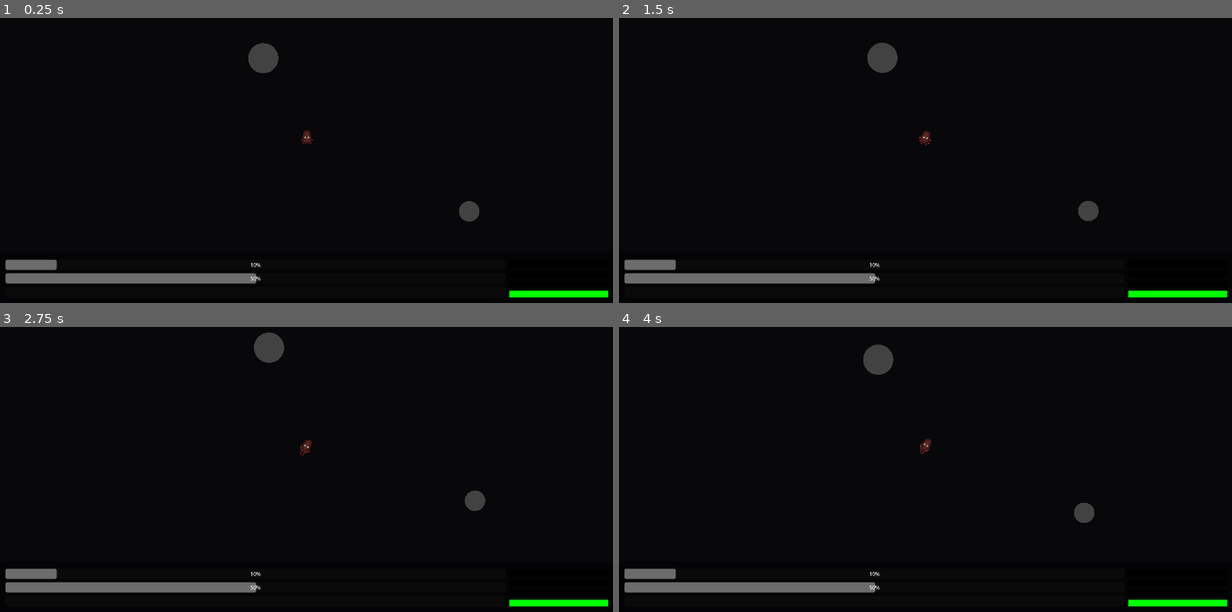
Above: before the commit, frames 1-4 (two rows, left to right).
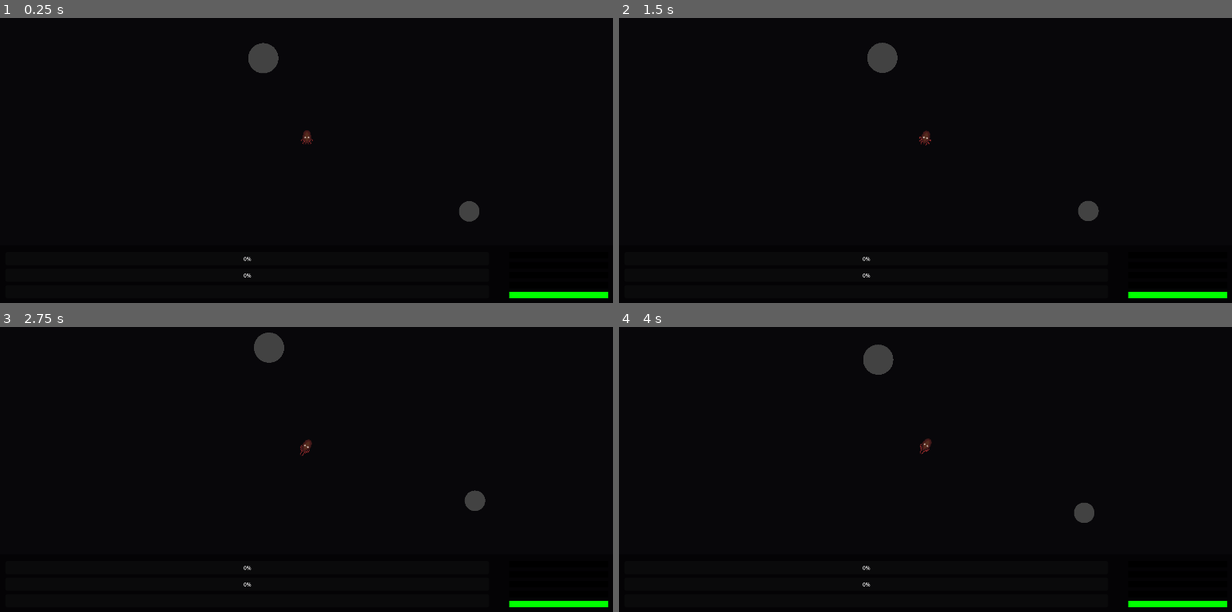
Above: after the commit, the same moments.

Repository: Erica-99/TinyWorld
Game: Godot game, scene res://scenes/star_map.tscn
Same seed, same stepped clock (60 frames per second), same inputs: the game is played once before the commit and once after it. The project has no main scene, so this scene is started directly.
Inputs:
- Up to frame 1 (0.25 s): no input
- Up to frame 2 (1.5 s): tap Enter at 0.5 s; hold D (Right) 0.53-1.28 s; hold Shift (Fire Dampers) 0.53-1.28 s; tap Space (Landing Mode) at 1.25, 1.35 s; hold S (Reverse) from 1.28 s (still down)
- Up to frame 3 (2.75 s): release S (Reverse) at 2.03 s; hold D (Right) from 2.03 s (still down); hold Shift (Fire Dampers) from 2.03 s (still down)
- Up to frame 4 (4 s): release D (Right) at 2.78 s; release Shift (Fire Dampers) at 2.78 s; hold W (Forward) 2.78-3.53 s; tap Space (Landing Mode) at 2.85 s; hold A (Left) from 3.53 s (still down); hold Shift (Fire Dampers) from 3.53 s (still down)

The runs differ from the first frame. In frame 1, 2.1% of the frame differs, in the area x 0-100%, y 83-99%; in frame 2, 2.1%; in frame 3, 2.1%; in frame 4, 2.1%.

Commit message:
Fixed surge ui and surge stocks in inventory

Diff:
--- a/project.godot
+++ b/project.godot
@@ -55,6 +55,11 @@
 "events": [Object(InputEventKey,"resource_local_to_scene":false,"resource_name":"","device":-1,"window_id":0,"alt_press …(191 unchanged characters)…
 ]
 }
+Surge={
+"deadzone": 0.2,
+"events": [Object(InputEventMouseButton,"resource_local_to_scene":false,"resource_name":"","device":-1,"window_id":0,"alt_pressed":false,"shift_pressed":false,"ctrl_pressed":false,"meta_pressed":false,"button_mask":1,"position":Vector2(132, 15),"global_position":Vector2(141, 63),"factor":1.0,"button_index":1,"canceled":false,"pressed":true,"double_click":false,"script":null)
+]
+}
 
 [layer_names]
 
--- a/scenes/ship.tscn
+++ b/scenes/ship.tscn
@@ -51,5 +51,6 @@
 
 [node name="Inventory" type="Node2D" parent="." unique_id=244974306]
 script = ExtResource("6_7j21i")
+mineral_stores = 124
 
 [connection signal="body_entered" from="EatingZone" to="LandingManager" method="_on_eating_zone_body_entered"]
--- a/scenes/star_map.tscn
+++ b/scenes/star_map.tscn
@@ -5,11 +5,10 @@
 [ext_resource type="PackedScene" uid="uid://b6iv033nau3ee" path="res://scenes/ship.tscn" id="2_ewo0i"]
 [ext_resource type="PackedScene" uid="uid://byiovtsqqsneb" path="res://scenes/player_camera.tscn" id="3_ewo0i"]
 [ext_resource type="PackedScene" uid="uid://ulkc1ds2gxej" path="res://scenes/landing_popup.tscn" id="5_fevf7"]
-[ext_resource type="Script" uid="uid://c04rfppl3jocj" path="res://scripts/hud.gd" id="7_43bgu"]
-[ext_resource type="Script" uid="uid://dy33yhdij0yvp" path="res://resources.gd" id="8_b4dln"]
-[ext_resource type="StyleBox" uid="uid://b0matx7ugvdlk" path="res://Materials/SurgeReady.tres" id="9_b4dln"]
 [ext_resource type="PackedScene" uid="uid://cdybgt5unebrf" path="res://scenes/planet_resource_indicator.tscn" id="6_568mj"]
 [ext_resource type="Script" uid="uid://dh5auoos0fbro" path="res://scripts/planet_scanner_effect.gd" id="7_vyd5l"]
+[ext_resource type="Script" uid="uid://dy33yhdij0yvp" path="res://scripts/resources.gd" id="8_b4dln"]
+[ext_resource type="StyleBox" uid="uid://b0matx7ugvdlk" path="res://Materials/SurgeReady.tres" id="9_b4dln"]
 
 [sub_resource type="CircleShape2D" id="CircleShape2D_ewo0i"]
 
@@ -152,18 +151,6 @@
 ship = NodePath("../../../Ship")
 distance_from_ship = 150.0
 
-[node name="PlanetScannerEffect" type="Node2D" parent="." unique_id=1135476807 node_paths=PackedStringArray("ship")]
-z_index = -1
-z_as_relative = false
-script = ExtResource("7_vyd5l")
-ship = NodePath("../Ship")
-
-[node name="PlanetScannerPolygon" type="Polygon2D" parent="PlanetScannerEffect" unique_id=234841052]
-color = Color(0.22352941, 0.59607846, 0.64705884, 0.28235295)
-antialiased = true
-polygon = PackedVector2Array(-31.5, -26, -89.5, -67, -22.5, -73)
-uv = PackedVector2Array(-31.5, -26, -89.5, -67, -22.5, -73)
-
 [node name="HUD" type="Control" parent="UI" unique_id=502643802]
 layout_mode = 3
 anchors_preset = 15
@@ -171,15 +158,12 @@
 anchor_bottom = 1.0
 grow_horizontal = 2
 grow_vertical = 2
-script = ExtResource("7_43bgu")
 
 [node name="MarginContainer" type="MarginContainer" parent="UI/HUD" unique_id=506357438]
 layout_mode = 1
 anchors_preset = 15
 anchor_right = 1.0
 anchor_bottom = 1.0
-offset_top = -3.0
-offset_bottom = -3.0
 grow_horizontal = 2
 grow_vertical = 2
 theme_override_constants/margin_left = 30
@@ -196,6 +180,7 @@
 size_flags_stretch_ratio = 5.63
 
 [node name="Panel" type="Panel" parent="UI/HUD/MarginContainer/VBoxContainer" unique_id=1577176802]
+custom_minimum_size = Vector2(0, 180)
 layout_mode = 2
 size_flags_vertical = 3
 theme_override_styles/panel = SubResource("StyleBoxFlat_fls4u")
@@ -216,7 +201,7 @@
 
 [node name="HBoxContainer" type="HBoxContainer" parent="UI/HUD/MarginContainer/VBoxContainer/Panel/Resources" unique_id=523567658]
 layout_mode = 2
-theme_override_constants/separation = 10
+theme_override_constants/separation = 60
 
 [node name="VBoxContainer" type="VBoxContainer" parent="UI/HUD/MarginContainer/VBoxContainer/Panel/Resources/HBoxContainer" unique_id=489756850]
 layout_mode = 2
@@ -267,4 +252,16 @@
 layout_mode = 2
 theme_override_styles/panel = ExtResource("9_b4dln")
 
+[node name="PlanetScannerEffect" type="Node2D" parent="." unique_id=1135476807 node_paths=PackedStringArray("ship")]
+z_index = -1
+z_as_relative = false
+script = ExtResource("7_vyd5l")
+ship = NodePath("../Ship")
+
+[node name="PlanetScannerPolygon" type="Polygon2D" parent="PlanetScannerEffect" unique_id=234841052]
+color = Color(0.22352941, 0.59607846, 0.64705884, 0.28235295)
+antialiased = true
+polygon = PackedVector2Array(-31.5, -26, -89.5, -67, -22.5, -73)
+uv = PackedVector2Array(-31.5, -26, -89.5, -67, -22.5, -73)
+
 [connection signal="player_mode_changed" from="Ship" to="UI/UI Control/LandingPopup" method="_on_ship_player_mode_changed"]
--- a/scripts/hud.gd
+++ /dev/null
@@ -1 +0,0 @@
-extends Control
--- a/scripts/inventory.gd
+++ b/scripts/inventory.gd
@@ -1,15 +1,23 @@
 extends Node2D
 
 @export var max_carbon: int = 500
-@export var max_mineral: int = 500
+@export var max_surges: int = 5
+@export var minerals_per_surge: int = 100
 
-@export var max_surges: int = 4
-@export var ready_surges: int = 1
-@export var carbon_stores: int = 50:
+@export var carbon_stores: int = 0:
 	set(value):
 		carbon_stores = clampi(value, 0, max_carbon)
-@export var biomass_stores: int = 50
+@export var biomass_stores: int = 0
 @export var mineral_stores: int = 0:
 	set(value):
-		mineral_stores = clampi(value, 0, max_mineral)
+		mineral_stores = clampi(value, 0, max_surges * minerals_per_surge)
 @export var nanotech_stores: int = 0
+
+var ready_surges: int:
+	get():
+		return int(mineral_stores/minerals_per_surge)
+
+
+func use_surge() -> void:
+	mineral_stores -= minerals_per_surge
+	mineral_stores = clampi(mineral_stores, 0, max_surges * minerals_per_surge)
--- a/resources.gd
+++ b/scripts/resources.gd
@@ -6,26 +6,20 @@
 @onready var BiomassHUD = $HBoxContainer/VBoxContainer/Biomass
 @onready var MineralHUD = $HBoxContainer/VBoxContainer/Minerals
 @onready var SurgeHUD = $HBoxContainer/Surgecounter
+@onready var inventory = ship.inventory
 
 var SurgeReadyMat = Color(0.0, 1.0, 0.0, 1.0)
 var SurgeUsedMat = Color(1.0, 0.0, 0.0, 1.0)
 
 func _process(delta: float) -> void:
-
-	var inventory = ship.inventory
-
 	carbonHUD.max_value = inventory.max_carbon
 	carbonHUD.value = inventory.carbon_stores
 	BiomassHUD.value = inventory.biomass_stores
 
-	var MaxSurges: int = inventory.max_surges
-	var CurrentSurges: int = clamp(inventory.mineral_stores/200,0,MaxSurges)
-
 	for child in SurgeHUD.get_children():
-
 		var nodename = str(child.get_name())
 		var nodenumber = nodename.to_int()
-		if nodenumber <= MaxSurges:
+		if nodenumber <= inventory.max_surges:
 			child.visible = true
 			if nodenumber <= inventory.ready_surges:
 				child.modulate = SurgeReadyMat
Not shown, removed: scripts/hud.gd.uid
Renamed: resources.gd.uid -> scripts/resources.gd.uid
